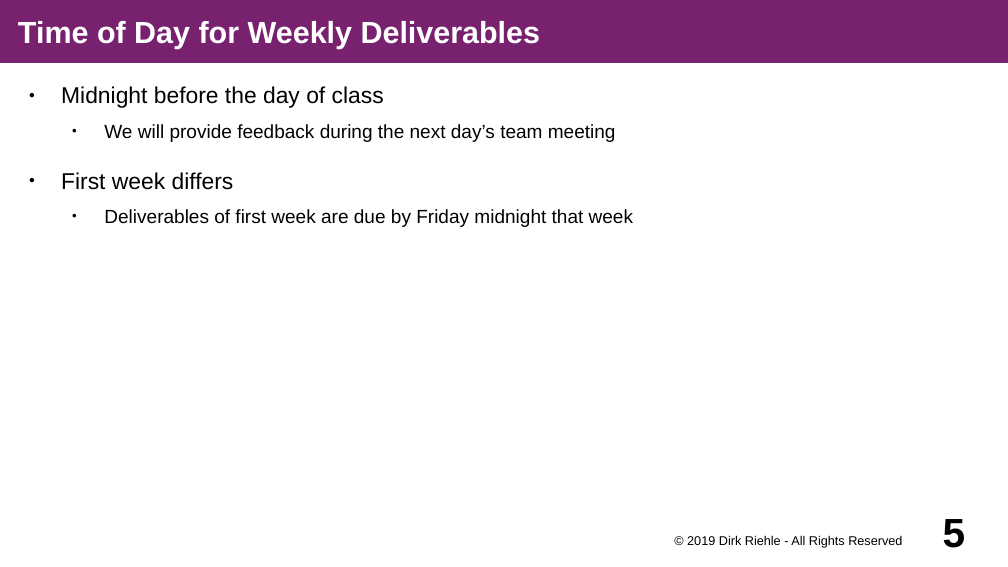
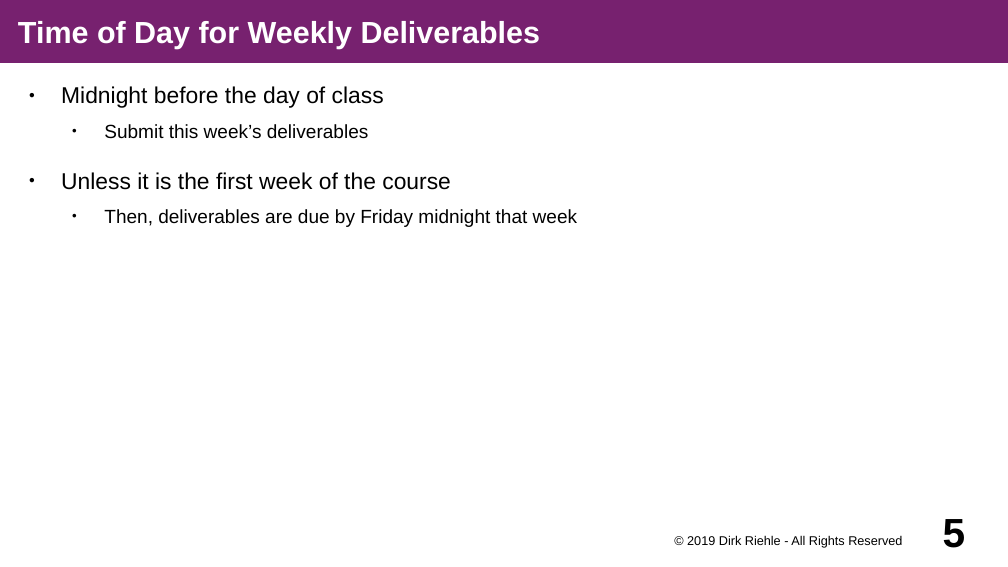
Before and after one commit to dirkriehle/amse-course, a slide deck: slide 5 of Lecture slides/AMSE A02 - Course Schedule.odp. Drawn at 1008x567 pixels with LibreOffice and Linux fonts; fonts in the diff are those of the drawing. Boxes give left, top, right and bottom in pixels: in the first picture for what was removed or moved away, otherwise in the second. Text is boxed around its words. In the diff, an @@ line names an element or a change of style, - is before the commit and + after.

```diff
--- a/Lecture slides/AMSE A02 - Course Schedule.odp
+++ b/Lecture slides/AMSE A02 - Course Schedule.odp
@@ text at (x1=61, y1=124, x2=577, y2=227): text changed @@
-  ● We will provide feedback during the next day’s team meeting
-● First week differs
-  ● Deliverables of first week are due by Friday midnight that week
+  ● Submit this week’s deliverables
+● Unless it is the first week of the course
+  ● Then, deliverables are due by Friday midnight that week
```
Also in this commit, not shown: 1 other slide changed, 3 other files.
